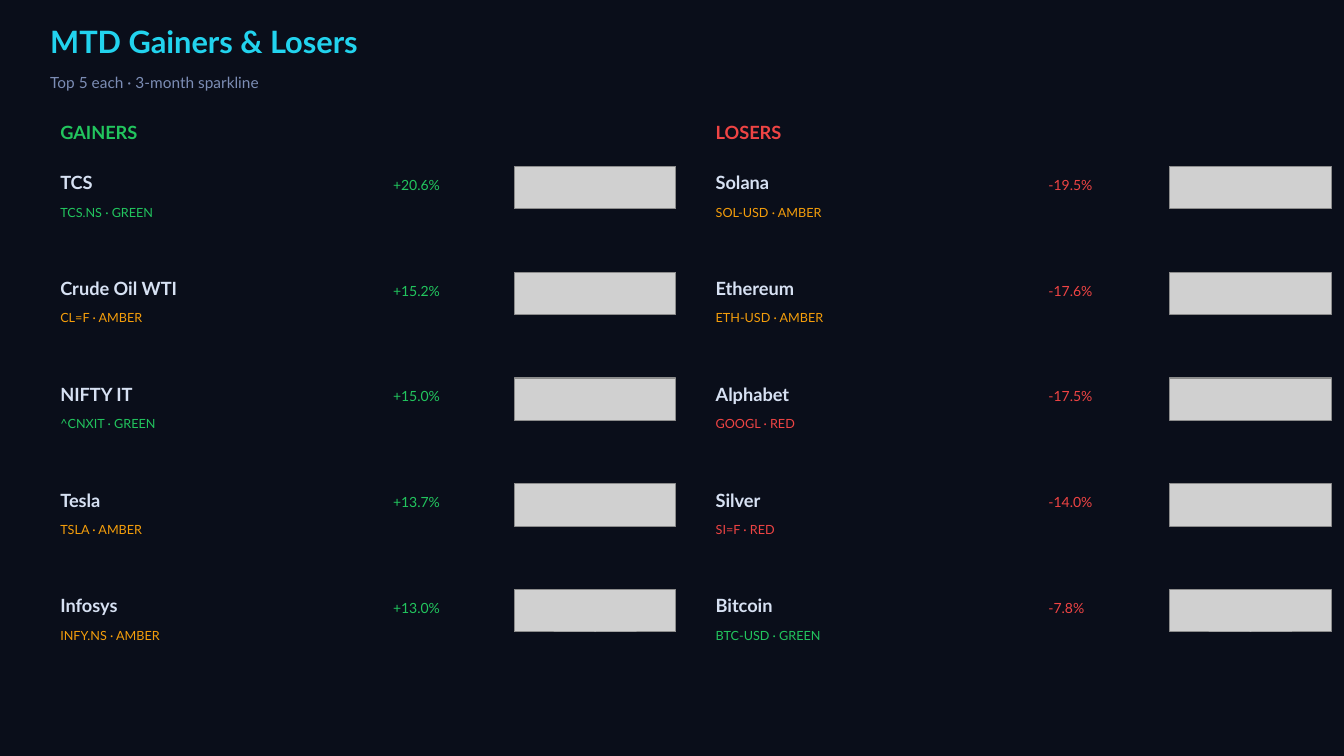
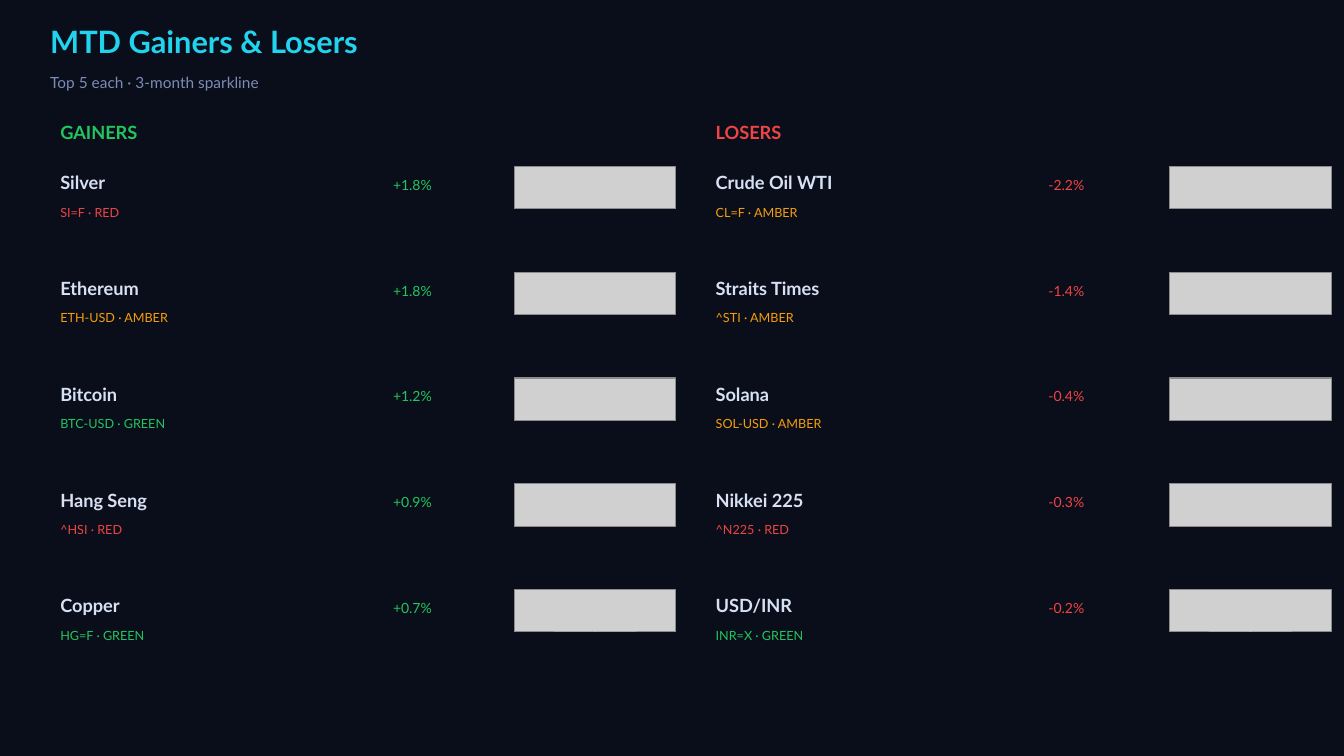
Before and after one commit to Pravkum23/pmr-terminal, a slide deck: slide 2 of docs/pmr_daily.pptx. Drawn at 1344x756 pixels with LibreOffice and Linux fonts; fonts in the diff are those of the drawing; grey boxes stand for pictures. Boxes give left, top, right and bottom in pixels: in the first picture for what was removed or moved away, otherwise in the second. Text is boxed around its words. In the diff, an @@ line names an element or a change of style, - is before the commit and + after.

```diff
--- a/docs/pmr_daily.pptx
+++ b/docs/pmr_daily.pptx
@@ text at [60,175,105,189]: text changed @@
-TCS
+Silver
@@ text at [716,175,832,189]: text changed @@
-Solana
+Crude Oil WTI
@@ text at [60,208,120,217]: text changed; text colour #22C55E to #EF4444 @@
-TCS.NS · GREEN
+SI=F · RED
@@ text at [393,180,432,190]: text changed @@
-+20.6%
++1.8%
@@ text at [716,208,798,217]: text changed @@
-SOL-USD · AMBER
+CL=F · AMBER
@@ text at [1048,180,1084,190]: text changed @@
--19.5%
+-2.2%
@@ text at [60,281,138,295]: text changed @@
-Crude Oil WTI
+Ethereum
@@ text at [393,286,432,296]: text changed @@
-+15.2%
++1.8%
@@ text at [716,281,819,295]: text changed @@
-Ethereum
+Straits Times
@@ text at [1048,286,1084,296]: text changed @@
--17.6%
+-1.4%
@@ text at [60,313,168,322]: text changed @@
-CL=F · AMBER
+ETH-USD · AMBER
@@ text at [716,313,794,322]: text changed @@
-ETH-USD · AMBER
+^STI · AMBER
@@ text at [60,387,117,401]: text changed @@
-NIFTY IT
+Bitcoin
@@ text at [716,387,770,401]: text changed @@
-Alphabet
+Solana
@@ text at [60,419,165,428]: text changed @@
-^CNXIT · GREEN
+BTC-USD · GREEN
@@ text at [393,391,432,401]: text changed @@
-+15.0%
++1.2%
@@ text at [716,419,822,428]: text changed; text colour #EF4444 to #F59E0B @@
-GOOGL · RED
+SOL-USD · AMBER
@@ text at [1048,391,1084,401]: text changed @@
--17.5%
+-0.4%
@@ text at [60,493,147,511]: text changed @@
-Tesla
+Hang Seng
@@ text at [393,497,432,507]: text changed @@
-+13.7%
++0.9%
@@ text at [716,493,804,507]: text changed @@
-Silver
+Nikkei 225
@@ text at [1048,497,1084,507]: text changed @@
--14.0%
+-0.3%
@@ text at [60,525,122,534]: text changed; text colour #F59E0B to #EF4444 @@
-TSLA · AMBER
+^HSI · RED
@@ text at [716,525,789,534]: text changed @@
-SI=F · RED
+^N225 · RED
@@ text at [60,598,119,615]: text changed @@
-Infosys
+Copper
@@ text at [716,598,792,613]: text changed @@
-Bitcoin
+USD/INR
@@ text at [393,603,432,613]: text changed @@
-+13.0%
++0.7%
@@ text at [1048,603,1084,613]: text changed @@
--7.8%
+-0.2%
@@ text at [60,631,144,640]: text changed; text colour #F59E0B to #22C55E @@
-INFY.NS · AMBER
+HG=F · GREEN
@@ text at [716,631,803,640]: text changed @@
-BTC-USD · GREEN
+INR=X · GREEN
```
Also in this commit, not shown: 3 other slides changed, 3 other files.
